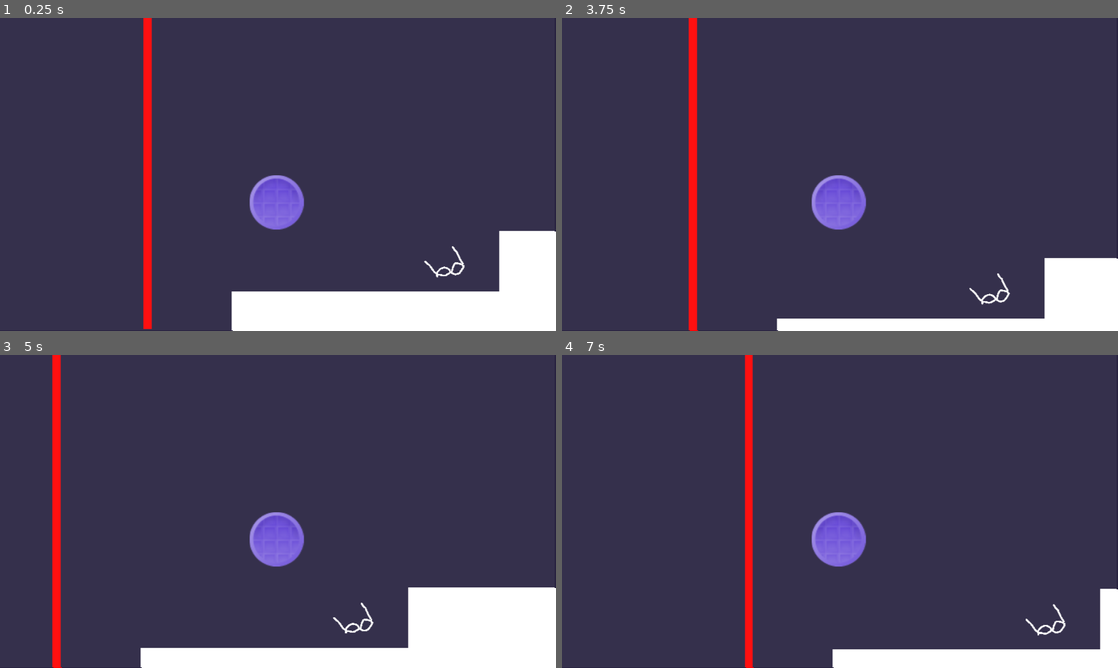
Above: before the commit, frames 1-4 (two rows, left to right).
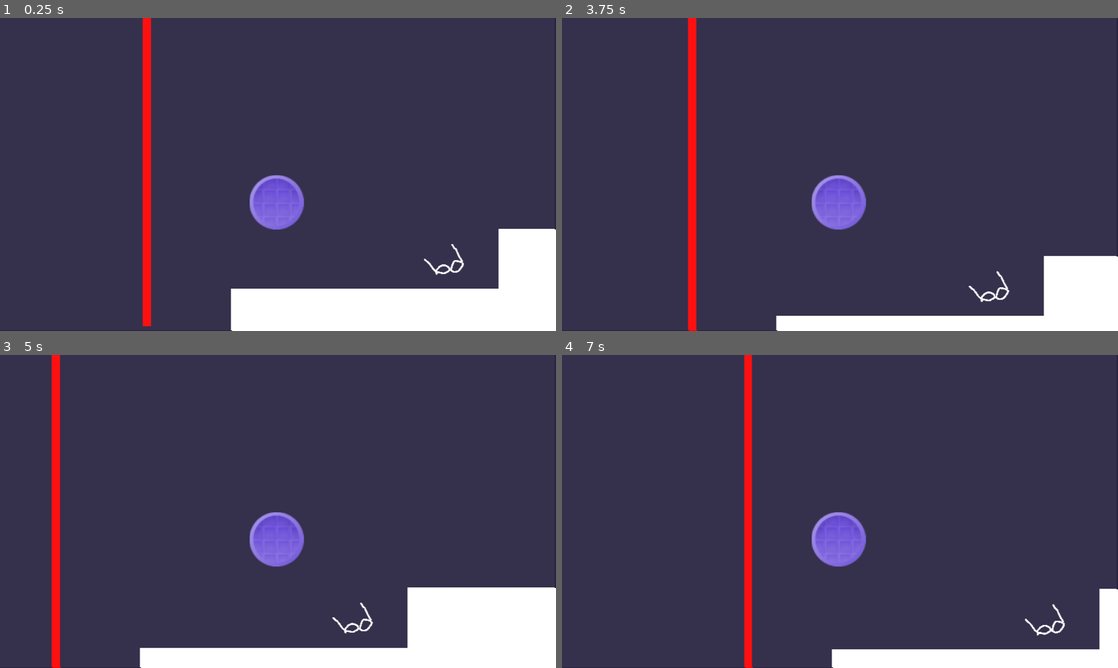
Above: after the commit, the same moments.

Repository: KaratePikachu/JamfestFall2024
Game: Godot game, scene res://Level/introduction.tscn
Two runs of this game, one before a commit and one after it. Both use one fixed random seed, a clock stepped at 60 frames per second and the inputs below. This scene is started directly instead of the project's main scene.
Inputs:
- Up to frame 1 (0.25 s): no input
- Up to frame 2 (3.75 s): hold 5 (equip_drone) 0.53-1.28 s; hold D (move_right) 0.53-2.03 s; tap Space (jump) at 0.77, 1.52, 3.02 s; tap 3 (equip_infared) at 1.35 s; hold A (move_left) 2.03-2.78 s; hold 8 (equip_kaleidoscope) 2.03-2.78 s; hold D (move_right) from 2.78 s (still down); tap 6 (equip_lidar) at 2.85 s; hold 9 (equip_monocle) from 3.53 s (still down)
- Up to frame 3 (5 s): tap Space (jump) at 3.77, 4.52 s; release D (move_right) at 4.28 s; release 9 (equip_monocle) at 4.28 s; hold A (move_left) from 4.28 s (still down); tap 7 (equip_normal) at 4.35 s
- Up to frame 4 (7 s): release A (move_left) at 5.03 s; hold D (move_right) 5.03-5.78 s; hold 4 (equip_smart) 5.03-5.78 s; hold A (move_left) from 5.78 s (still down); tap 2 (equip_sunglasses) at 5.85 s; tap Space (jump) at 6.02, 6.77 s; tap E (interact) at 6.6 s

The runs differ from the first frame. In frame 1, 1.4% of the frame differs, in the area x 25-100%, y 0-100%; in frame 2, 1.4%; in frame 3, 0.7%; in frame 4, 0.7%.

Commit message:
Level 1 whiteboxing complete

Diff:
--- a/Interactable/Door/door.gd
+++ b/Interactable/Door/door.gd
@@ -15,3 +15,13 @@
 	else:
 		$DoorSprite.self_modulate.a = 1.0
 		$CollisionArea.set_deferred("disabled", false)
+
+
+
+
+func _on_switch_1_triggered():
+	pass # Replace with function body.
+
+
+func _on_switch_2_triggered():
+	pass # Replace with function body.
--- a/Level/introduction.tscn
+++ b/Level/introduction.tscn
@@ -76,7 +76,7 @@
 
 [node name="Player" parent="." instance=ExtResource("2_q76co")]
 material = SubResource("ShaderMaterial_p2x72")
-position = Vector2(467, 360)
+position = Vector2(468, 364)
 scale = Vector2(1.465, 1.465)
 
 [node name="Camera2D" type="Camera2D" parent="Player"]
@@ -123,7 +123,6 @@
 
 [node name="CollisionShape2D" type="CollisionShape2D" parent="Floor/StaticBody2D"]
 position = Vector2(976, 186.348)
-scale = Vector2(1, 1)
 shape = SubResource("RectangleShape2D_jw1re")
 
 [node name="ColorRect" type="ColorRect" parent="Floor/StaticBody2D"]
--- a/level_1.tscn
+++ b/level_1.tscn
@@ -1,14 +1,16 @@
-[gd_scene load_steps=17 format=3 uid="uid://dg5173vw2e2km"]
-
+[gd_scene load_steps=19 format=3 uid="uid://dg5173vw2e2km"]
+
+[ext_resource type="PackedScene" uid="uid://h1vg2qyr6ug2" path="res://Objects/Dark Platform/dark_platform.tscn" id="1_4vvvl"]
 [ext_resource type="PackedScene" uid="uid://u5vlmp8hm4ku" path="res://Player/player.tscn" id="1_gwptc"]
 [ext_resource type="PackedScene" uid="uid://bmvu0eqsw4qql" path="res://Interactable/Switch/switch.tscn" id="1_lr6km"]
 [ext_resource type="Shader" path="res://Shaders/Blur.gdshader" id="2_6123f"]
 [ext_resource type="PackedScene" uid="uid://cc4ppwhyjy67u" path="res://Interactable/Glasses/Sunglasses/sunglasses_pickup.tscn" id="2_g8pdr"]
 [ext_resource type="PackedScene" uid="uid://lpj2ux5e6qek" path="res://Interactable/Door/Door.tscn" id="2_q3r0c"]
 [ext_resource type="PackedScene" uid="uid://b68p8jegitusu" path="res://Enviorment/DeathSquare/death_square.tscn" id="6_2amlo"]
+[ext_resource type="PackedScene" uid="uid://dp7fxu33gf8m0" path="res://Canvas/vision_effects.tscn" id="8_7los1"]
 
 [sub_resource type="RectangleShape2D" id="RectangleShape2D_33243"]
-size = Vector2(3128, 255)
+size = Vector2(4072, 255)
 
 [sub_resource type="RectangleShape2D" id="RectangleShape2D_n4dw6"]
 size = Vector2(346.5, 178)
@@ -19,19 +21,17 @@
 [sub_resource type="RectangleShape2D" id="RectangleShape2D_v4o3c"]
 size = Vector2(267, 260)
 
-[sub_resource type="RectangleShape2D" id="RectangleShape2D_v80rs"]
-size = Vector2(299.25, 112.875)
-
 [sub_resource type="RectangleShape2D" id="RectangleShape2D_jyhkc"]
 size = Vector2(284.5, 145.5)
 
-[sub_resource type="RectangleShape2D" id="RectangleShape2D_adubc"]
-size = Vector2(294, 154)
-
 [sub_resource type="RectangleShape2D" id="RectangleShape2D_1iu5v"]
 size = Vector2(194, 302)
 
 [sub_resource type="RectangleShape2D" id="RectangleShape2D_cw3xv"]
+size = Vector2(207, 545)
+
+[sub_resource type="RectangleShape2D" id="RectangleShape2D_eabse"]
+size = Vector2(135, 46.5)
 
 [sub_resource type="ShaderMaterial" id="ShaderMaterial_jghdn"]
 shader = ExtResource("2_6123f")
@@ -40,6 +40,9 @@
 shader_parameter/x_blur_offest = 1.979
 shader_parameter/y_blur_offest = 0.99
 
+[sub_resource type="RectangleShape2D" id="RectangleShape2D_8wn35"]
+size = Vector2(210, 709.5)
+
 [node name="Node2D" type="Node2D"]
 
 [node name="Level" type="Node" parent="."]
@@ -47,13 +50,13 @@
 [node name="StaticBody2D" type="StaticBody2D" parent="Level"]
 
 [node name="CollisionShape2D" type="CollisionShape2D" parent="Level/StaticBody2D"]
-position = Vector2(1514, 263.5)
+position = Vector2(1986, 263.5)
 shape = SubResource("RectangleShape2D_33243")
 
 [node name="ColorRect" type="ColorRect" parent="Level/StaticBody2D"]
 offset_left = -44.0
 offset_top = 139.0
-offset_right = 3064.0
+offset_right = 4017.0
 offset_bottom = 375.0
 
 [node name="StaticBody2D2" type="StaticBody2D" parent="Level"]
@@ -93,19 +96,6 @@
 offset_right = 1467.0
 offset_bottom = 144.0
 
-[node name="StaticBody2D5" type="StaticBody2D" parent="Level"]
-
-[node name="CollisionShape2D" type="CollisionShape2D" parent="Level/StaticBody2D5"]
-position = Vector2(1616.38, -63.4375)
-shape = SubResource("RectangleShape2D_v80rs")
-
-[node name="ColorRect" type="ColorRect" parent="Level/StaticBody2D5"]
-offset_left = 1465.0
-offset_top = -112.0
-offset_right = 1765.0
-offset_bottom = -9.0
-color = Color(0, 0, 0, 1)
-
 [node name="StaticBody2D6" type="StaticBody2D" parent="Level"]
 
 [node name="CollisionShape2D" type="CollisionShape2D" parent="Level/StaticBody2D6"]
@@ -118,22 +108,6 @@
 offset_right = 2000.0
 offset_bottom = 143.0
 
-[node name="StaticBody2D7" type="StaticBody2D" parent="Level"]
-
-[node name="CollisionShape2D" type="CollisionShape2D" parent="Level/StaticBody2D7"]
-position = Vector2(2315, 59)
-shape = SubResource("RectangleShape2D_adubc")
-
-[node name="ColorRect" type="ColorRect" parent="Level/StaticBody2D7"]
-offset_left = 2179.0
-offset_top = -12.0
-offset_right = 2452.0
-offset_bottom = 139.0
-color = Color(0, 0, 0, 1)
-
-[node name="Switch" parent="Level/StaticBody2D7" instance=ExtResource("1_lr6km")]
-position = Vector2(2319, -54)
-
 [node name="StaticBody2D8" type="StaticBody2D" parent="Level"]
 
 [node name="CollisionShape2D" type="CollisionShape2D" parent="Level/StaticBody2D8"]
@@ -149,16 +123,141 @@
 [node name="StaticBody2D9" type="StaticBody2D" parent="Level"]
 
 [node name="CollisionShape2D" type="CollisionShape2D" parent="Level/StaticBody2D9"]
+position = Vector2(3084.5, -138.5)
 shape = SubResource("RectangleShape2D_cw3xv")
 
 [node name="ColorRect" type="ColorRect" parent="Level/StaticBody2D9"]
-offset_right = 40.0
-offset_bottom = 40.0
-
-[node name="Door" parent="." instance=ExtResource("2_q3r0c")]
+offset_left = 2995.0
+offset_top = -404.0
+offset_right = 3175.0
+offset_bottom = 137.0
+
+[node name="DarkPlatform" parent="Level" instance=ExtResource("1_4vvvl")]
+position = Vector2(1595, -48)
+scale = Vector2(4.2, 2)
+
+[node name="DarkPlatform2" parent="Level" instance=ExtResource("1_4vvvl")]
+position = Vector2(2283, 66)
+scale = Vector2(4.06295, 2.2668)
+
+[node name="DarkPlatform3" parent="Level" instance=ExtResource("1_4vvvl")]
+position = Vector2(2907, 37)
+scale = Vector2(3, 1)
+
+[node name="StaticBody2D5" type="StaticBody2D" parent="Level"]
+
+[node name="CollisionShape2D" type="CollisionShape2D" parent="Level/StaticBody2D5"]
+position = Vector2(2819.5, -114.5)
+shape = SubResource("RectangleShape2D_eabse")
+
+[node name="ColorRect" type="ColorRect" parent="Level/StaticBody2D5"]
+offset_left = 2751.0
+offset_top = -134.0
+offset_right = 2882.0
+offset_bottom = -94.0
+
+[node name="StaticBody2D7" type="StaticBody2D" parent="Level"]
+
+[node name="CollisionShape2D" type="CollisionShape2D" parent="Level/StaticBody2D7"]
+position = Vector2(3497, -369)
+shape = SubResource("RectangleShape2D_eabse")
+
+[node name="ColorRect" type="ColorRect" parent="Level/StaticBody2D7"]
+offset_left = 3430.0
+offset_top = -388.0
+offset_right = 3561.0
+offset_bottom = -348.0
+
+[node name="StaticBody2D10" type="StaticBody2D" parent="Level"]
+
+[node name="CollisionShape2D" type="CollisionShape2D" parent="Level/StaticBody2D10"]
+position = Vector2(3243, -268)
+shape = SubResource("RectangleShape2D_eabse")
+
+[node name="ColorRect" type="ColorRect" parent="Level/StaticBody2D10"]
+offset_left = 3175.0
+offset_top = -288.0
+offset_right = 3306.0
+offset_bottom = -248.0
+
+[node name="StaticBody2D11" type="StaticBody2D" parent="Level"]
+
+[node name="CollisionShape2D" type="CollisionShape2D" parent="Level/StaticBody2D11"]
+position = Vector2(3243, -268)
+shape = SubResource("RectangleShape2D_eabse")
+
+[node name="ColorRect" type="ColorRect" parent="Level/StaticBody2D11"]
+offset_left = 3175.0
+offset_top = -288.0
+offset_right = 3306.0
+offset_bottom = -248.0
+
+[node name="StaticBody2D15" type="StaticBody2D" parent="Level"]
+
+[node name="CollisionShape2D" type="CollisionShape2D" parent="Level/StaticBody2D15"]
+position = Vector2(2929, -261)
+shape = SubResource("RectangleShape2D_eabse")
+
+[node name="ColorRect" type="ColorRect" parent="Level/StaticBody2D15"]
+offset_left = 2865.0
+offset_top = -283.0
+offset_right = 2996.0
+offset_bottom = -243.0
+
+[node name="DarkPlatform4" parent="Level" instance=ExtResource("1_4vvvl")]
+position = Vector2(3492, -146)
+scale = Vector2(2.5, 0.75)
+
+[node name="StaticBody2D12" type="StaticBody2D" parent="Level"]
+
+[node name="CollisionShape2D" type="CollisionShape2D" parent="Level/StaticBody2D12"]
+position = Vector2(3741, -51)
+shape = SubResource("RectangleShape2D_eabse")
+
+[node name="ColorRect" type="ColorRect" parent="Level/StaticBody2D12"]
+offset_left = 3693.0
+offset_top = -70.0
+offset_right = 3824.0
+offset_bottom = -30.0
+
+[node name="StaticBody2D13" type="StaticBody2D" parent="Level"]
+
+[node name="CollisionShape2D" type="CollisionShape2D" parent="Level/StaticBody2D13"]
+position = Vector2(3755, -478)
+shape = SubResource("RectangleShape2D_eabse")
+
+[node name="ColorRect" type="ColorRect" parent="Level/StaticBody2D13"]
+offset_left = 3689.0
+offset_top = -495.0
+offset_right = 3820.0
+offset_bottom = -455.0
+
+[node name="StaticBody2D14" type="StaticBody2D" parent="Level"]
+
+[node name="CollisionShape2D" type="CollisionShape2D" parent="Level/StaticBody2D14"]
+position = Vector2(3751, -612)
+shape = SubResource("RectangleShape2D_eabse")
+
+[node name="ColorRect" type="ColorRect" parent="Level/StaticBody2D14"]
+offset_left = 3690.0
+offset_top = -630.0
+offset_right = 3821.0
+offset_bottom = -590.0
+
+[node name="Door2" parent="." instance=ExtResource("2_q3r0c")]
+position = Vector2(3692, -629)
+scale = Vector2(1, 4)
+
+[node name="Door1" parent="." instance=ExtResource("2_q3r0c")]
 position = Vector2(2587, -104)
 scale = Vector2(1, 6)
 color = Color(0.235734, 0.696482, 0.375812, 1)
+
+[node name="Switch2" parent="." instance=ExtResource("1_lr6km")]
+position = Vector2(3758, -105)
+
+[node name="Switch1" parent="." instance=ExtResource("1_lr6km")]
+position = Vector2(2276, -46)
 
 [node name="Player" parent="." instance=ExtResource("1_gwptc")]
 position = Vector2(-2, -134)
@@ -188,3 +287,70 @@
 [node name="DeathSquare4" parent="Spikes" instance=ExtResource("6_2amlo")]
 position = Vector2(1186, 115)
 scale = Vector2(2, 2)
+
+[node name="DeathSquare5" parent="Spikes" instance=ExtResource("6_2amlo")]
+position = Vector2(3260, 113)
+scale = Vector2(2, 2)
+
+[node name="DeathSquare6" parent="Spikes" instance=ExtResource("6_2amlo")]
+position = Vector2(3316, 112)
+scale = Vector2(2, 2)
+
+[node name="DeathSquare7" parent="Spikes" instance=ExtResource("6_2amlo")]
+position = Vector2(3204, 112)
+scale = Vector2(2, 2)
+
+[node name="DeathSquare8" parent="Spikes" instance=ExtResource("6_2amlo")]
+position = Vector2(3369, 113)
+scale = Vector2(2, 2)
+
+[node name="DeathSquare9" parent="Spikes" instance=ExtResource("6_2amlo")]
+position = Vector2(3476, 113)
+scale = Vector2(2, 2)
+
+[node name="DeathSquare10" parent="Spikes" instance=ExtResource("6_2amlo")]
+position = Vector2(3532, 112)
+scale = Vector2(2, 2)
+
+[node name="DeathSquare11" parent="Spikes" instance=ExtResource("6_2amlo")]
+position = Vector2(3420, 112)
+scale = Vector2(2, 2)
+
+[node name="DeathSquare12" parent="Spikes" instance=ExtResource("6_2amlo")]
+position = Vector2(3585, 113)
+scale = Vector2(2, 2)
+
+[node name="DeathSquare13" parent="Spikes" instance=ExtResource("6_2amlo")]
+position = Vector2(3692, 115)
+scale = Vector2(2, 2)
+
+[node name="DeathSquare14" parent="Spikes" instance=ExtResource("6_2amlo")]
+position = Vector2(3748, 114)
+scale = Vector2(2, 2)
+
+[node name="DeathSquare15" parent="Spikes" instance=ExtResource("6_2amlo")]
+position = Vector2(3636, 114)
+scale = Vector2(2, 2)
+
+[node name="DeathSquare16" parent="Spikes" instance=ExtResource("6_2amlo")]
+position = Vector2(3801, 115)
+scale = Vector2(2, 2)
+
+[node name="StaticBody2D" type="StaticBody2D" parent="."]
+
+[node name="CollisionShape2D" type="CollisionShape2D" parent="StaticBody2D"]
+position = Vector2(3915, -214)
+shape = SubResource("RectangleShape2D_8wn35")
+
+[node name="ColorRect" type="ColorRect" parent="."]
+offset_left = 3820.0
+offset_top = -635.0
+offset_right = 4017.0
+offset_bottom = 144.0
+
+[node name="VisionEffects" parent="." instance=ExtResource("8_7los1")]
+
+[connection signal="triggered" from="Switch2" to="Door2" method="_on_triggered"]
+[connection signal="triggered" from="Switch2" to="Door2" method="_on_switch_2_triggered"]
+[connection signal="triggered" from="Switch1" to="Door1" method="_on_switch_1_triggered"]
+[connection signal="triggered" from="Switch1" to="Door1" method="_on_triggered"]
